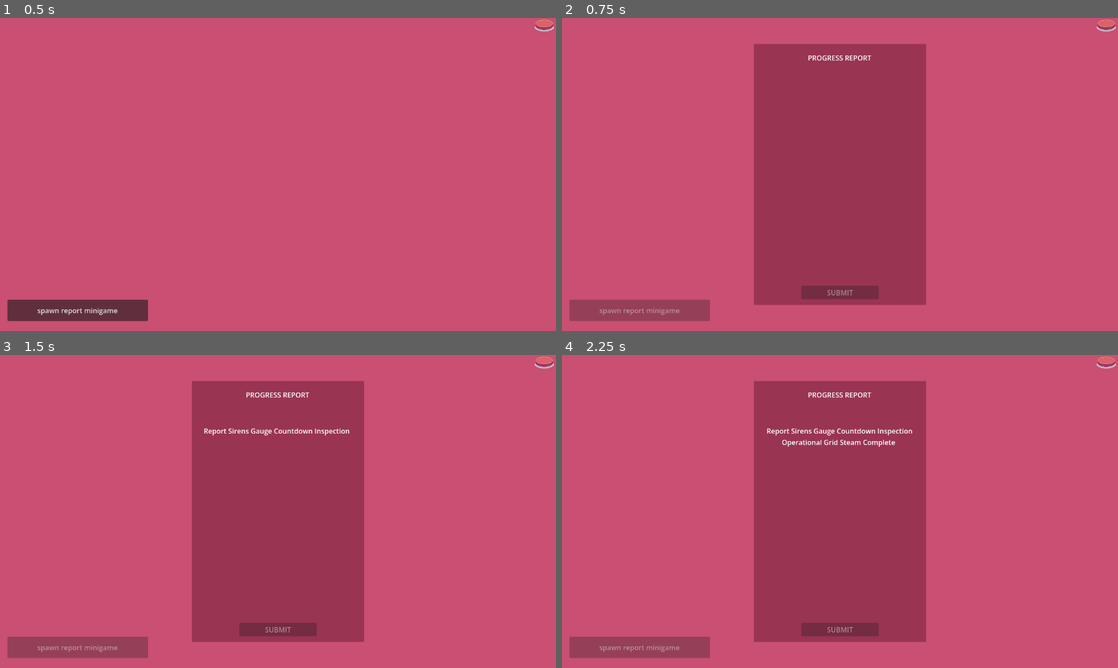
Above: before the commit, frames 1-4 (two rows, left to right).
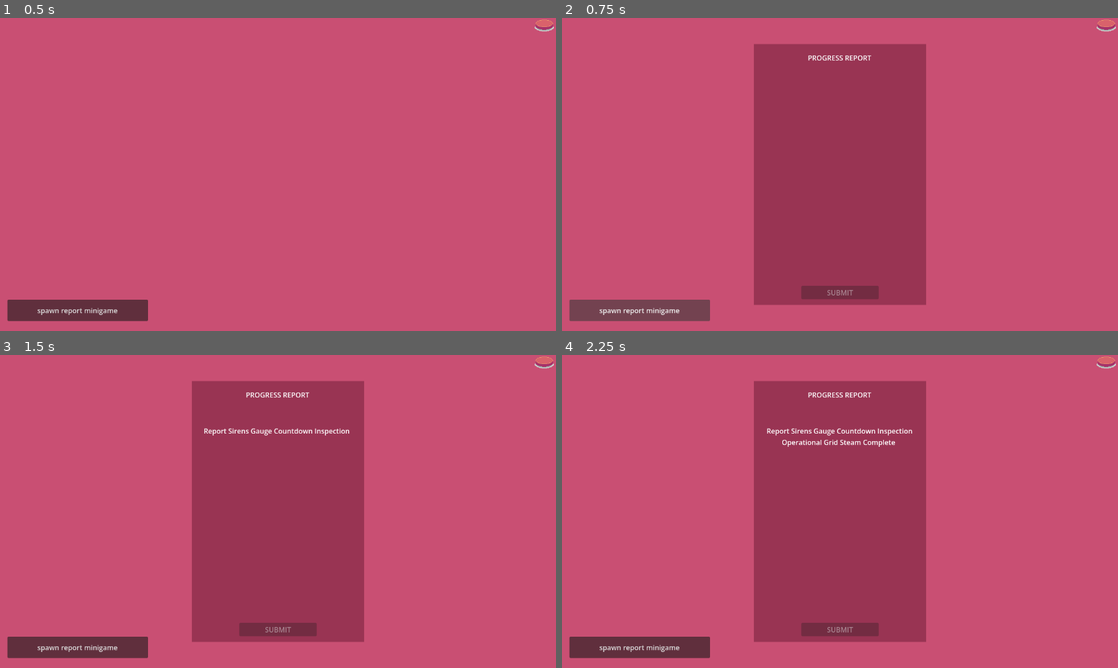
Above: after the commit, the same moments.

Repository: EroAxe/GMTK-2026-CICD-Test
Game: Godot game, scene res://Scenes/monitor.tscn
Same seed, same stepped clock (60 frames per second), same inputs: the game is played once before the commit and once after it. This scene is started directly instead of the project's main scene.
Inputs (mouse positions are in pixels of both pictures, inside the frame that each line leads up to):
- Up to frame 1 (0.5 s): no input
- Up to frame 2 (0.75 s): click "spawn report minigame" at 0.5 s
- Up to frame 3 (1.5 s): click (278, 502) at 1.25 s
- Up to frame 4 (2.25 s): click (840, 502) at 2 s

Frame 1 is identical in both runs. In frame 2, 1.7% of the frame differs, in the area x 1-27%, y 90-97%; in frame 3, 1.7%; in frame 4, 1.7%.

Commit message:
minigamemanager
added safeguard so you cant spawn the same minigame if its already running

Diff:
--- a/Scripts/monitor.gd
+++ b/Scripts/monitor.gd
@@ -7,10 +7,7 @@
 
 func _process(delta: float) -> void:
 	print(MiniGameManager.is_active("report"))
-	if MiniGameManager.is_active("report"): #temporary button btw
-		$spawnreportminigame.disabled = true
-	else:
-		$spawnreportminigame.disabled = false
+
 
 func _on_spawnreportminigame_pressed() -> void:
 	MiniGameManager.spawn("report", self) #spawbs reportminigame
--- a/autoload/MiniGameManager.gd
+++ b/autoload/MiniGameManager.gd
@@ -14,6 +14,9 @@
 	if not minigame_scenes.has(minigame_id):
 		push_error("Unknown minigame: %s" % minigame_id)
 		return null
+	if is_active(minigame_id):
+		push_warning("Minigame '%s' is already active, ignoring spawn request." % minigame_id)
+		return active_minigames[minigame_id]
 	var instance = minigame_scenes[minigame_id].instantiate()
 	parent.add_child(instance)
 	active_minigames[minigame_id] = instance
